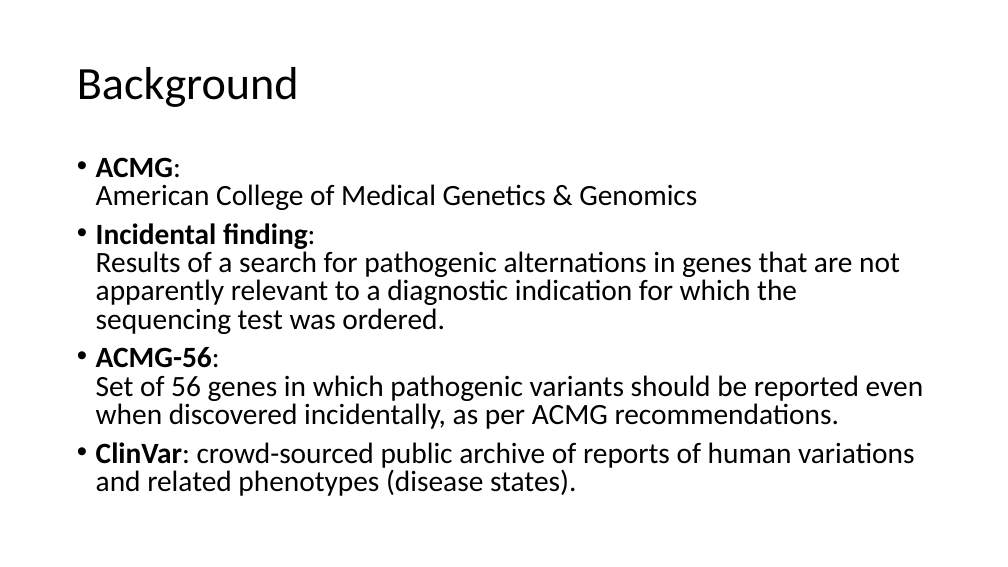
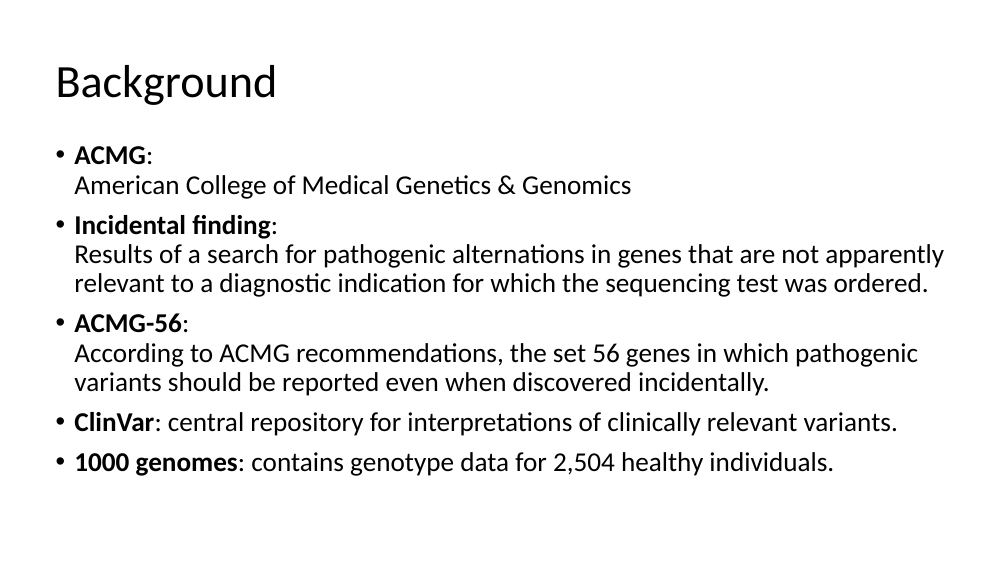
Before and after one commit to dfan/HST-2016, a slide deck: slide 2 of week_6/For_Zak.pptx. Drawn at 1008x567 pixels with LibreOffice and Linux fonts; fonts in the diff are those of the drawing. Boxes give left, top, right and bottom in pixels: in the first picture for what was removed or moved away, otherwise in the second. Text is boxed around its words. In the diff, an @@ line names an element or a change of style, - is before the commit and + after.

```diff
--- a/week_6/For_Zak.pptx
+++ b/week_6/For_Zak.pptx
@@ title "Background": place and size @@
-title "Background" at (77, 67, 299, 107)
+title "Background" at (56, 65, 278, 105)
@@ text "ACMG: American College of Medical ...": place and size @@
-text "ACMG: American College of Medical ..." at (96, 157, 923, 496)
+text "ACMG: American College of Medical ..." at (74, 146, 944, 476)
@@ text at (74, 146, 944, 297): size 28 to 25.9 pt in "ACMG: American College of Medical Genetics & ...", "Incidental finding: Results of a search for ..."; line spacing 0.8 to 0.9 @@
@@ text at (74, 313, 918, 476): text changed; size 28 to 25.9 pt @@
-• ACMG-56:
-  Set of 56 genes in which pathogenic variants should be reported even when discovered incidentally, as per ACMG recommendations.
-• ClinVar: crowd-sourced public archive of reports of human variations and related phenotypes (disease states).
+• ACMG-56:
+  According to ACMG recommendations, the set 56 genes in which pathogenic variants should be reported even when discovered incidentally.
+• ClinVar: central repository for interpretations of clinically relevant variants.
+• 1000 genomes: contains genotype data for 2,504 healthy individuals.
```
Also in this commit, not shown: 8 other slides changed, 4 slides added, 9 slides removed, 23 other files.
